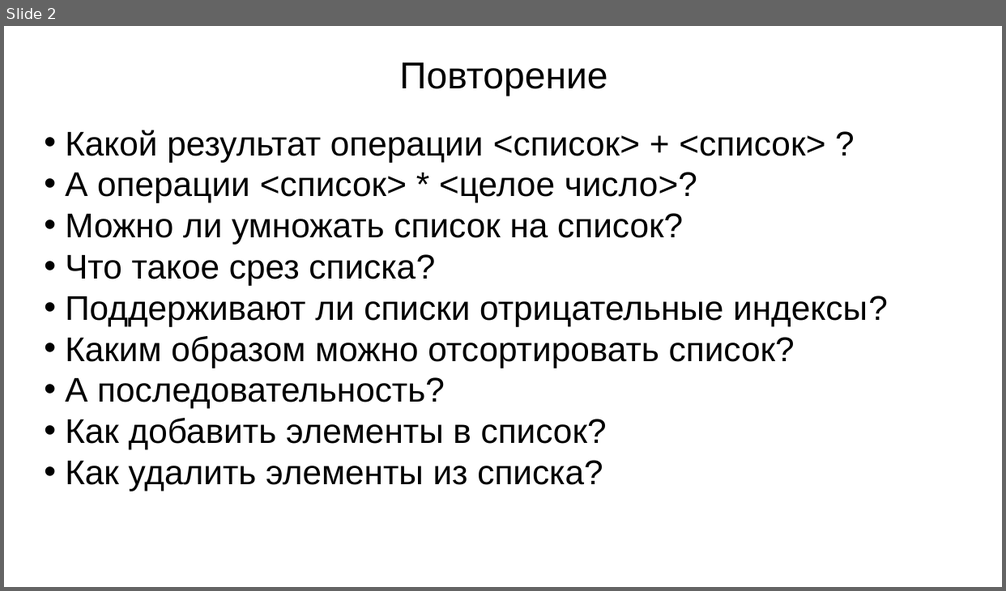
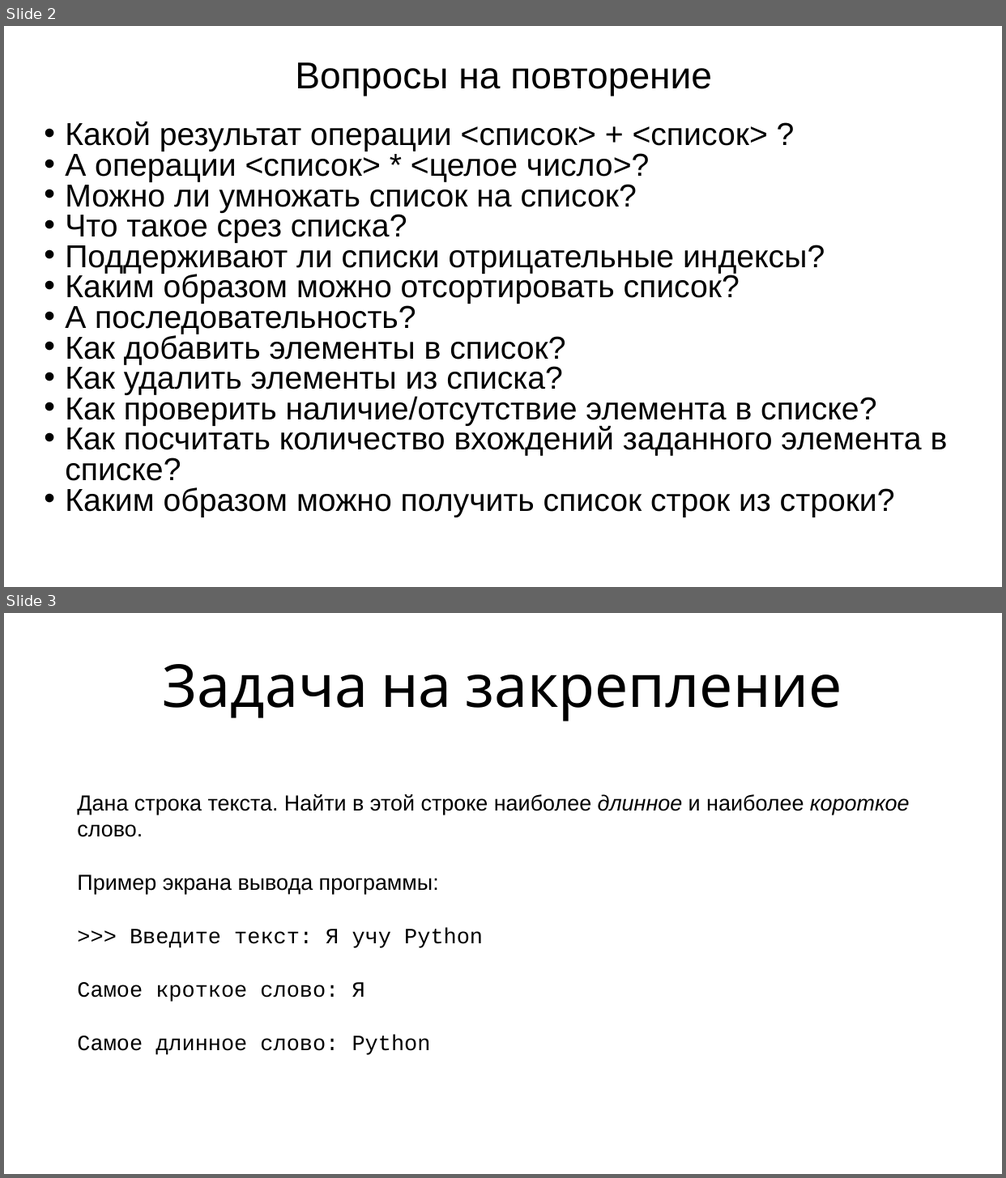
Before and after one commit to maxchv/LearnPython, a slide deck: week03/06.TuplesAndDictionary.pptx. Shown one above the other, each under a label of ours: slide 2 before the commit, slides 2 and 3 after it. The pictures are 1006x591 and 1006x1178 pixels, drawn with LibreOffice and Linux fonts; fonts in the diff are those of the drawing. Boxes give left, top, right and bottom in pixels: in the first picture for what was removed or moved away, otherwise in the second. Text is boxed around its words. In the diff, an @@ line names an element or a change of style, - is before the commit and + after.

```diff
--- a/week03/06.TuplesAndDictionary.pptx
+++ b/week03/06.TuplesAndDictionary.pptx
@@ slide 3 added at bbox=[4, 613, 1002, 1174], background #FFFFFF @@
@@ title added at bbox=[163, 664, 842, 722], 76 pt, text #000000 @@
+Задача на закрепление
@@ text added at bbox=[77, 794, 910, 1055], 28 pt, text #000000 @@
+• Дана строка текста. Найти в этой строке наиболее длинное и наиболее короткое слово.
+• Пример экрана вывода программы:
+• >>> Введите текст: Я учу Python
+• Самое кроткое слово: Я
+• Самое длинное слово: Python
@@ slide 2 changed as well @@
@@ title at bbox=[295, 62, 712, 96]: text changed @@
-Повторение
+Вопросы на повторение
@@ text at bbox=[65, 122, 825, 395]: size 44 to 40.7 pt in "Какой результат операции <список> + <список> ?", "А операции <список> * <целое число>?", "Можно ли умножать список на список?", "Что такое срез списка?" and 5 more places; line spacing 1 to 0.8 @@
@@ text at bbox=[65, 395, 948, 518]: paragraphs added @@
+• Как проверить наличие/отсутствие элемента в списке?
+• Как посчитать количество вхождений заданного элемента в списке?
+• Каким образом можно получить список строк из строки?
```
Also in this commit, not shown: 8 other slides changed, 27 other slides added, 1 slide removed, 3 other files.
